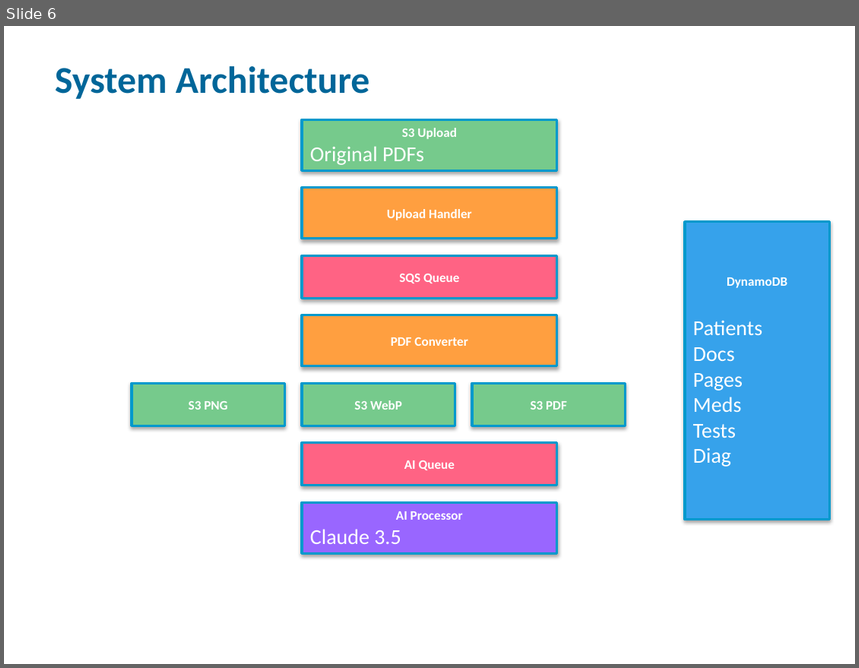
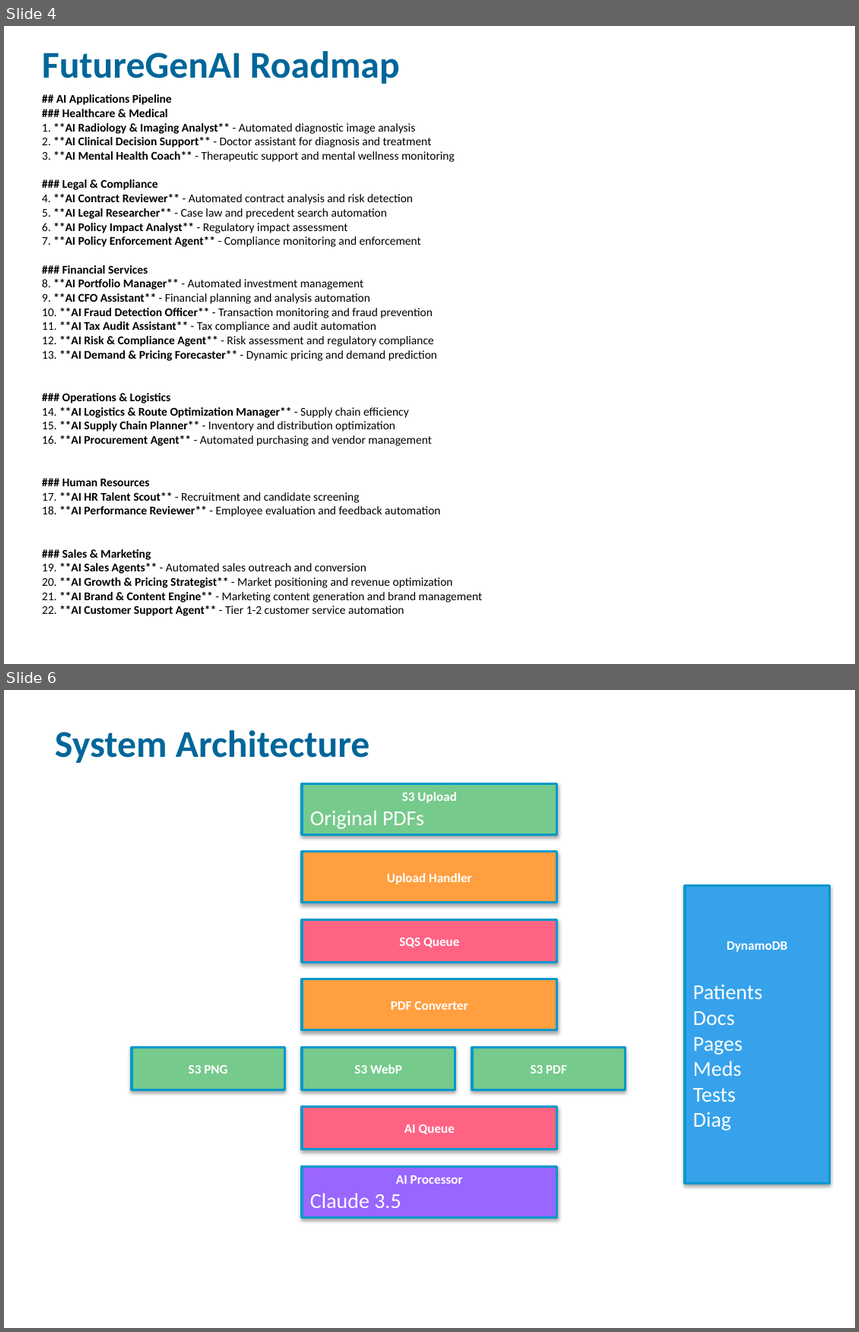
Before and after one commit to cmccar09/HealthAI, a slide deck: HealthAI_Architecture_Costs_Performance.pptx. Shown one above the other, each under a label of ours: slide 6 before the commit, slides 4 and 6 after it; the slides between them are not shown. The pictures are 859x668 and 859x1332 pixels, drawn with LibreOffice and Linux fonts; fonts in the diff are those of the drawing. Boxes give left, top, right and bottom in pixels: in the first picture for what was removed or moved away, otherwise in the second. Text is boxed around its words. In the diff, an @@ line names an element or a change of style, - is before the commit and + after.

```diff
--- a/HealthAI_Architecture_Costs_Performance.pptx
+++ b/HealthAI_Architecture_Costs_Performance.pptx
@@ slide 4 added at [4, 26, 855, 664], background #FFFFFF @@
@@ text added at [42, 51, 400, 84], 32 pt, text #006699, bold @@
+FutureGenAI Roadmap
@@ text added at [42, 94, 483, 617], 10 pt, text #000000 @@
+## AI Applications Pipeline
+### Healthcare & Medical
+1. **AI Radiology & Imaging Analyst** - Automated diagnostic image analysis
+2. **AI Clinical Decision Support** - Doctor assistant for diagnosis and treatment
+3. **AI Mental Health Coach** - Therapeutic support and mental wellness monitoring
+### Legal & Compliance
+4. **AI Contract Reviewer** - Automated contract analysis and risk detection
+5. **AI Legal Researcher** - Case law and precedent search automation
+6. **AI Policy Impact Analyst** - Regulatory impact assessment
+7. **AI Policy Enforcement Agent** - Compliance monitoring and enforcement
+### Financial Services
+8. **AI Portfolio Manager** - Automated investment management
+9. **AI CFO Assistant** - Financial planning and analysis automation
+10. **AI Fraud Detection Officer** - Transaction monitoring and fraud prevention
+11. **AI Tax Audit Assistant** - Tax compliance and audit automation
+12. **AI Risk & Compliance Agent** - Risk assessment and regulatory compliance
+13. **AI Demand & Pricing Forecaster** - Dynamic pricing and demand prediction
+### Operations & Logistics
+14. **AI Logistics & Route Optimization Manager** - Supply chain efficiency
+15. **AI Supply Chain Planner** - Inventory and distribution optimization
+16. **AI Procurement Agent** - Automated purchasing and vendor management
+### Human Resources
+17. **AI HR Talent Scout** - Recruitment and candidate screening
+18. **AI Performance Reviewer** - Employee evaluation and feedback automation
+### Sales & Marketing
+19. **AI Sales Agents** - Automated sales outreach and conversion
+20. **AI Growth & Pricing Strategist** - Market positioning and revenue optimization
+21. **AI Brand & Content Engine** - Marketing content generation and brand management
+22. **AI Customer Support Agent** - Tier 1-2 customer service automation
```
Also in this commit, not shown: 3 slides changed, 2 other slides added, 5 slides removed, 7 other files.
